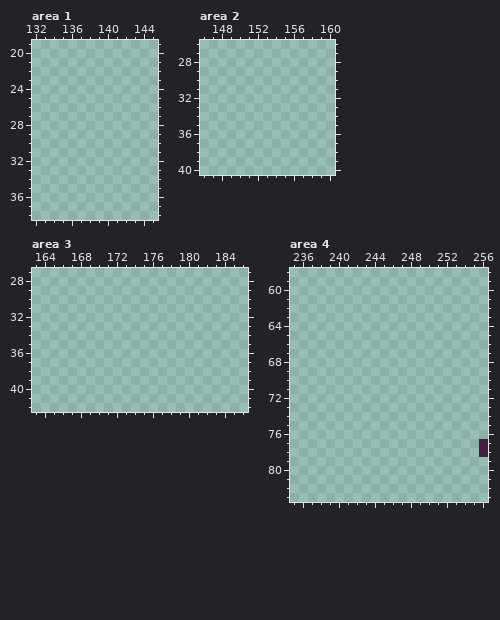
Two versions of one pixel-art file, assets/gfx/assets main file.ase. This is how it looked before the edit.
707x100 pixels, 1 frame. Colours within 5 levels of each other are drawn and written as one. Shown: area 1: x 132..145, y 19..38; area 2: x 146..160, y 26..40; area 3: x 163..186, y 27..42; area 4: x 235..256, y 58..83. The commit also changed other parts of the picture, which this record leaves out.
Now the later version:
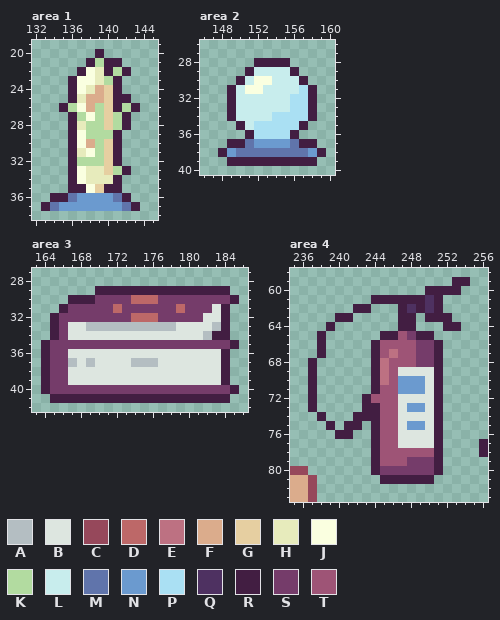
Palette (. is transparent): A #b4bec2  B #dde6e0  C #96485b  D #bd6868  E #bd7182  F #dbac8c  G #e6cfa1  H #e7ebbc  J #faffe0  K #b2dba0  L #c8eded  M #6074ab  N #6b9acf  P #aae0f3  Q #4e3161  R #421e42  S #753c6a  T #9e5476
Difference:
layer "cristal ball" added
layer "big books" added
layer "cristal enchanted" added
--- area 1, layer "cristal enchanted"
@@ x 132..145 @@
 19 ..............
-20 ..............
-21 ..............
-22 ..............
-23 ..............
-24 ..............
-25 ..............
-26 ..............
-27 ..............
-28 ..............
-29 ..............
-30 ..............
-31 ..............
-32 ..............
-33 ..............
-34 ..............
-35 ..............
-36 ..............
-37 ..............
+20 .......R......
+21 ......RKRR....
+22 .....RJHRKR...
+23 ....RJJHKR....
+24 ....RJHFGR....
+25 ....RHFFGRR...
+26 ...RKJFKGRKR..
+27 ....RKJKGKR...
+28 ....RHKKGKR...
+29 ....RJKKKR....
+30 ....RJFKGR....
+31 ....RHJKGR....
+32 ....RKKKGR....
+33 ....RJHHGKR...
+34 ....RJHHHR....
+35 ....RRJGRR....
+36 ..RRMNNNNMR...
+37 .RMNNNNNNNMR..
 38 ..............
--- area 2, layer "cristal ball"
@@ x 146..160 @@
 27 ...............
-28 ...............
-29 ...............
-30 ...............
-31 ...............
-32 ...............
-33 ...............
-34 ...............
-35 ...............
-36 ...............
-37 ...............
-38 ...............
-39 ...............
+28 ......RRRR.....
+29 .....RLLLLR....
+30 ....RLJJLLLR...
+31 ...RLJJLLLLPR..
+32 ...RLLLLLLPPR..
+33 ...RLLLLLLPPR..
+34 ...RLLLLPPPPR..
+35 ....RLPPPPPR...
+36 .....RPPPPR....
+37 ...RRMNNNNMRR..
+38 ..RNMMMMMMMMNR.
+39 ...RRRRRRRRRR..
 40 ...............
--- area 3, layer "big books"
@@ x 163..186 @@
 28 ........................
-29 ........................
-30 ........................
-31 ........................
-32 ........................
-33 ........................
-34 ........................
-35 ........................
-36 ........................
-37 ........................
-38 ........................
-39 ........................
-40 ........................
-41 ........................
+29 .......RRRRRRRRRRRRRRR..
+30 ....RRRSSSSDDDSSSSSSSSR.
+31 ...RSSSSSDSSSSSSDSSSBR..
+32 ..RSSSSSSSSDDDSSSSSBBR..
+33 ..RSBBAAAAAAAAAABBBBAR..
+34 ..RSBBBBBBBBBBBBBBBARR..
+35 .RSSSSSSSSSSSSSSSSSSSSR.
+36 .RSSBBBBBBBBBBBBBBBBBR..
+37 .RSSABABBBBAAABBBBBBBR..
+38 .RSSBBBBBBBBBBBBBBBBBR..
+39 .RSSBBBBBBBBBBBBBBBBBR..
+40 .RSSSSSSSSSSSSSSSSSSSSR.
+41 ..RRRRRRRRRRRRRRRRRRRR..
 42 ........................
--- area 4, layers "FIRE HAZARD", "FIRE EXTINGUISHER"
@@ x 235..256 @@
 58 ......................
-59 ......................
-60 ......................
-61 ......................
-62 ......................
-63 ......................
-64 ......................
-65 ......................
-66 ......................
-67 ......................
-68 ......................
-69 ......................
-70 ......................
-71 ......................
-72 ......................
-73 ......................
-74 ......................
-75 ......................
-76 ......................
-77 .....................R
-78 .....................R
-79 ......................
-80 ......................
-81 ......................
-82 ......................
-83 ......................
+59 ..................RR..
+60 ...............RRRR...
+61 .........RRRRRRQR.....
+62 .......RR...RQRQR.....
+63 .....RR.....RR.RRR....
+64 ....R.......RR...RR...
+65 ...R......RRTSRR......
+66 ...R.....RTTTTSSR.....
+67 ...R.....RTETTSSR.....
+68 ..R......RETTTSSR.....
+69 ..R......RETBBBBR.....
+70 ..R......RETNNNBR.....
+71 ..R......RTTNNNBR.....
+72 ..R.....RTTTBBBBR.....
+73 ..R.....RRTTBNNBR.....
+74 ...R...RRRTTBBBBR.....
+75 ....R.RR.RTTBNNBR.....
+76 .....RR..RTTBBBBR.....
+77 .........RTTBBBBR....R
+78 .........RTTTTTTR....R
+79 .........RTTTSSSR.....
+80 CC.......RSSSSSSR.....
+81 FFC.......RRRRRR......
+82 FFC...................
+83 FFC...................
Changed places in both pictures, as pixel boxes (x1, y1, x2, y2):
added: (41, 49, 140, 211)
added: (218, 58, 326, 166)
added: (41, 286, 239, 403)
added: (290, 277, 470, 502)
